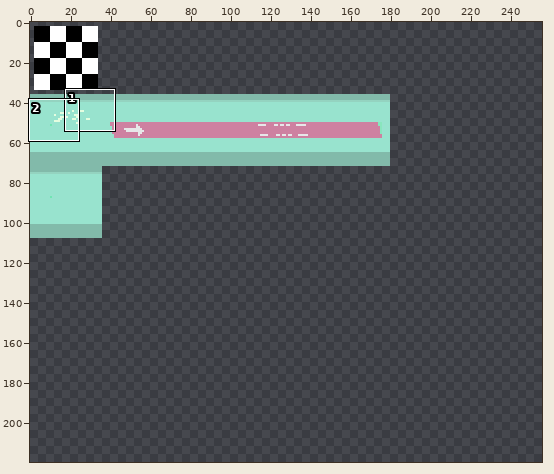
Sprite sheet, stored at CasaDesDiamantes/tilesets/powerplantTiles/output_tileset.png. Above, an overview of the earlier version with the close-up marked.
Close-up. The starting point:
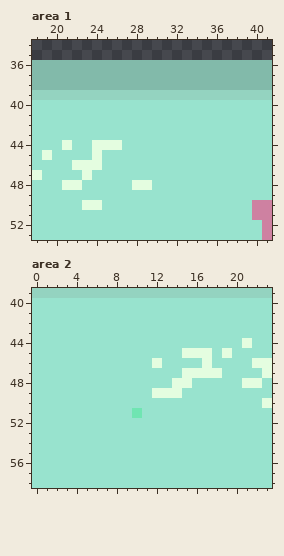
The file is 288x288 pixels. Shown: area 1: x 18..41, y 34..53; area 2: x 0..23, y 39..58. The wide view leaves out empty margins. The commit also changed other parts of the picture, which this record leaves out.
New version:
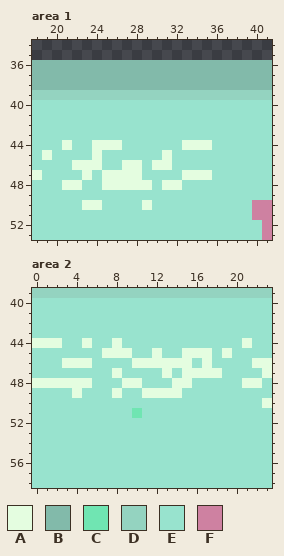
Palette (. is transparent): A #e4fde0  B #82baaa  C #70e5b2  D #94d3c0  E #98e3ce  F #ce81a1
Diff:
--- area 1
@@ x 23..37 @@
 43 EEEEEEEEEEEEEEE
-44 EAAAEEEEEEEEEEE
-45 EAEEEEEEEEEEEEE
-46 AAEEEEEEEEEEEEE
-47 AEEEEEEEEEEEEEE
-48 EEEEEAAEEEEEEEE
+44 EAAAEEEEEEAAAEE
+45 EAEEEEEEAEEEEEE
+46 AAEEAAEAAEEEEEE
+47 AEAAAAEEEEAAAEE
+48 EEAAAAAEAAEEEEE
 49 EEEEEEEEEEEEEEE
-50 AAEEEEEEEEEEEEE
+50 AAEEEEAEEEEEEEE
 51 EEEEEEEEEEEEEEE
--- area 2
@@ x 0..23 @@
 43 EEEEEEEEEEEEEEEEEEEEEEEE
-44 EEEEEEEEEEEEEEEEEEEEEAEE
-45 EEEEEEEEEEEEEEEAAAEAEEEE
-46 EEEEEEEEEEEEAEEEEAEEEEAA
-47 EEEEEEEEEEEEEEEAAAAEEEEA
-48 EEEEEEEEEEEEEEAAEEEEEAAE
-49 EEEEEEEEEEEEAAAEEEEEEEEE
+44 AAAEEAEEAEEEEEEEEEEEEAEE
+45 EEEEEEEAAAEEAEEAAAEAEEEE
+46 EEEAAAEEEEAAAAAAEAEEEEAA
+47 EEEEEEEEAEEEEAEAAAAEEEEA
+48 AAAAAAEEEAAEEEAAEEEEEAAE
+49 EEEEAEEEAEEAAAAEEEEEEEEE
 50 EEEEEEEEEEEEEEEEEEEEEEEA
